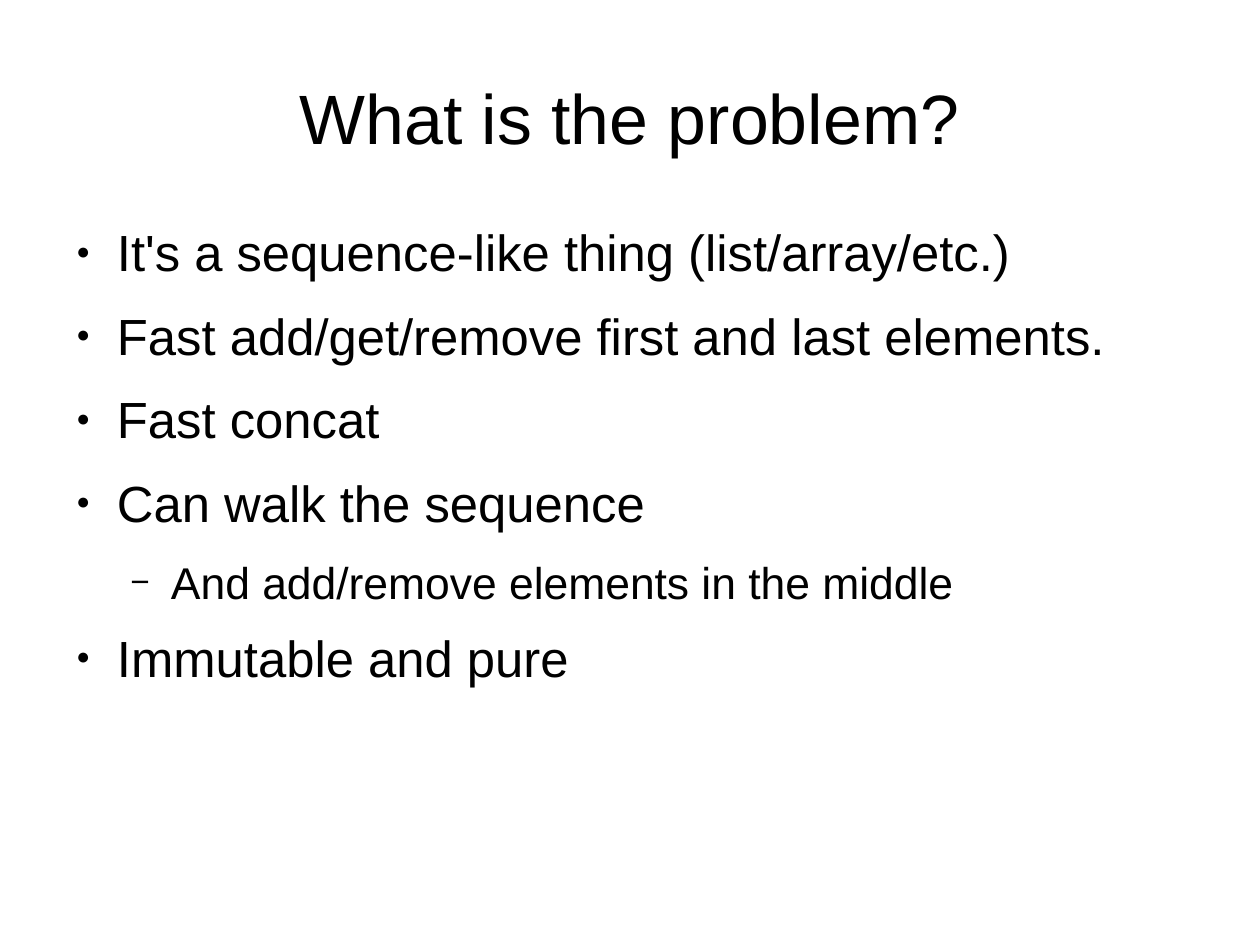
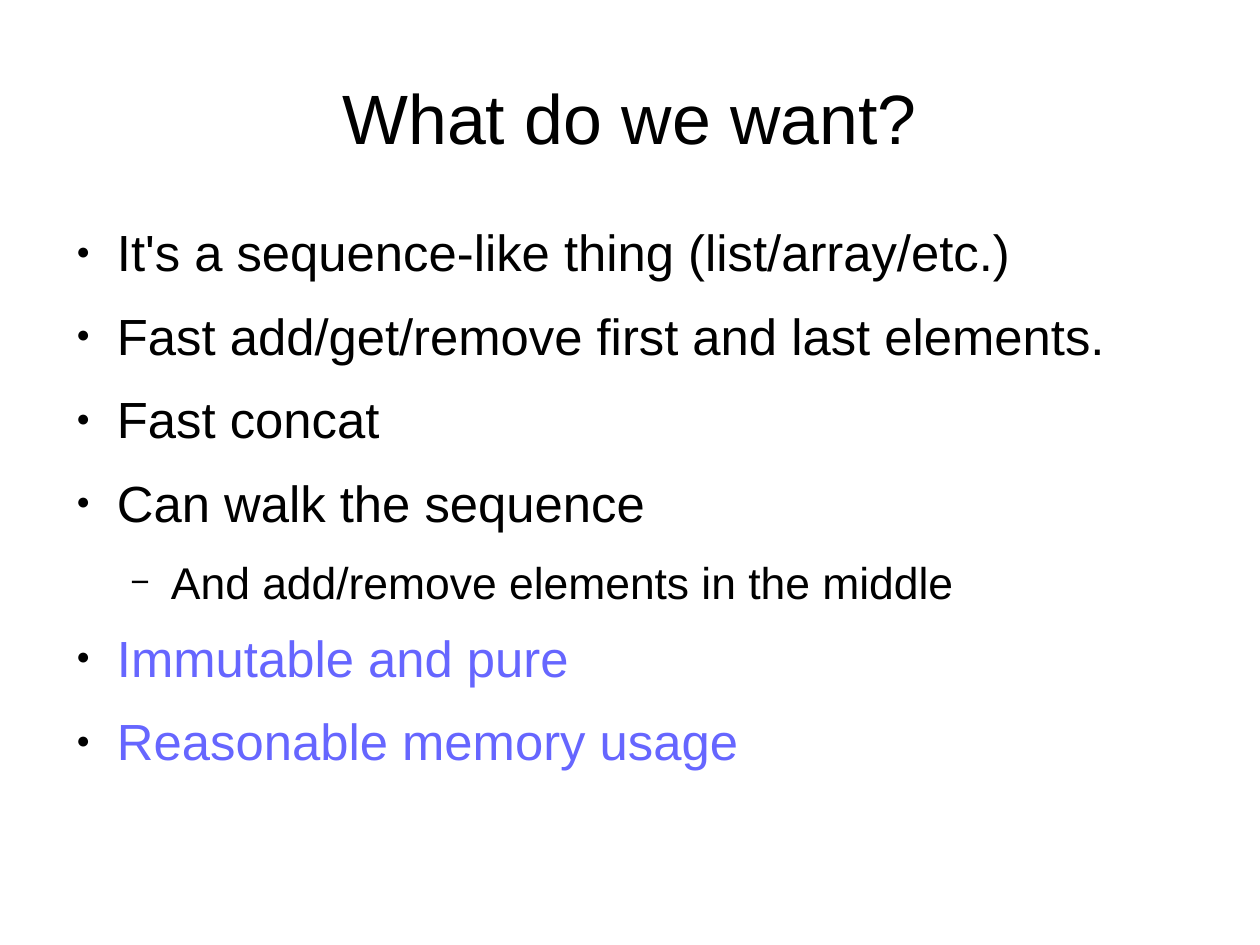
Before and after one commit to bhurt/presentations, a slide deck: slide 12 of dllist.odp (slide 10 before the commit). Drawn at 1260x945 pixels with LibreOffice and Linux fonts; fonts in the diff are those of the drawing. Boxes give left, top, right and bottom in pixels: in the first picture for what was removed or moved away, otherwise in the second. Text is boxed around its words. In the diff, an @@ line names an element or a change of style, - is before the commit and + after.

```diff
--- a/dllist.odp
+++ b/dllist.odp
@@ title at [342, 93, 916, 145]: text changed @@
-What is the problem?
+What do we want?
@@ text at [117, 640, 569, 687]: text colour #000000 to #6666FF in "Immutable and pure" @@
@@ text at [117, 723, 738, 771]: paragraph added @@
+● Reasonable memory usage
```
Also in this commit, not shown: 2 slides added.
